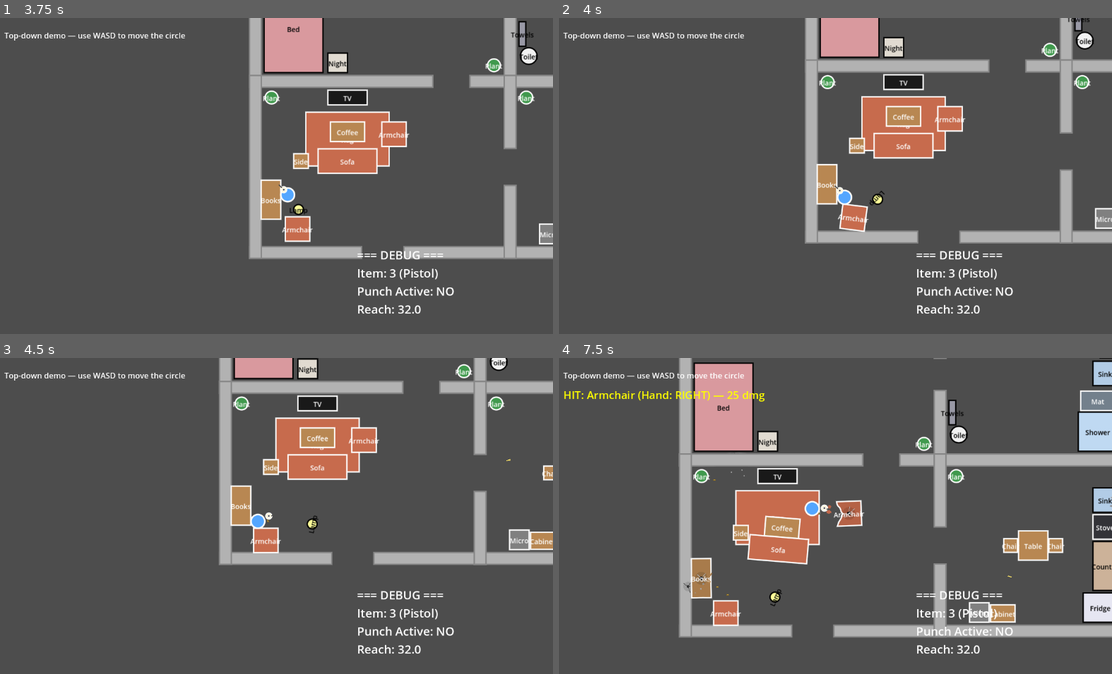
Above: before the commit, frames 1-4 (two rows, left to right).
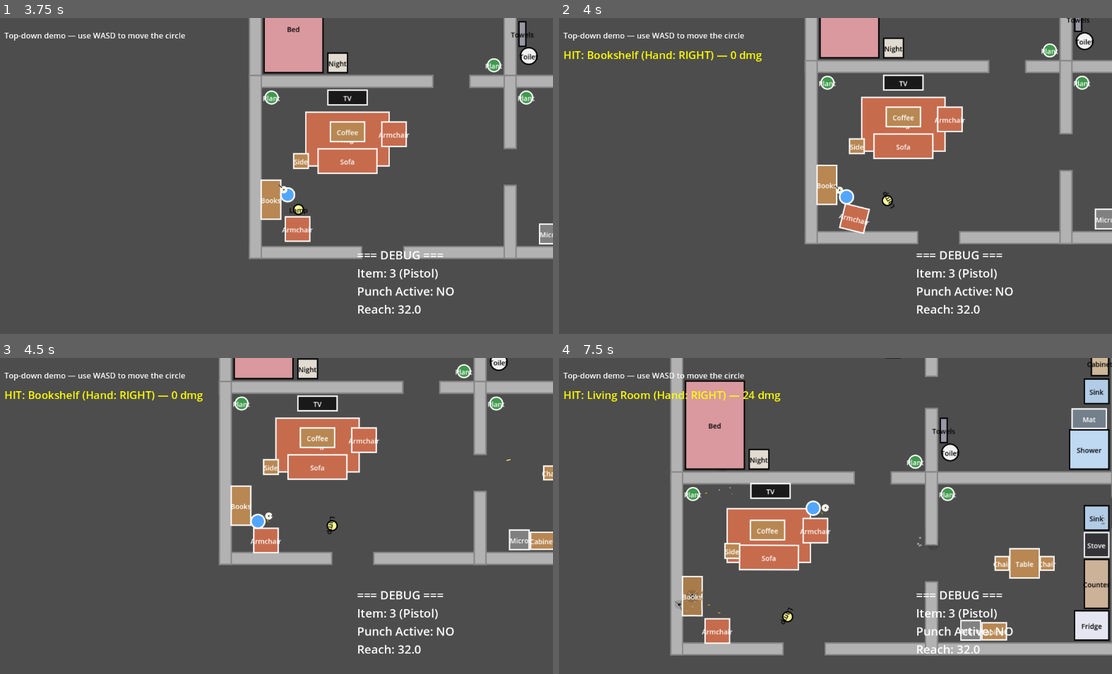
Above: after the commit, the same moments.

Repository: AnthonyThomasson/Example-Godot
Game: Godot game, scene res://scenes/main.tscn
Two runs of this game, one before a commit and one after it. Both use one fixed random seed, a clock stepped at 60 frames per second and the inputs below.
Inputs (mouse positions are in pixels of both pictures, inside the frame that each line leads up to):
- Up to frame 1 (3.75 s): move the mouse to (243, 239) at 0.52 s; hold W (move_up) 0.53-1.25 s; tap F (punch) at 0.6, 2.3 s; click (243, 239) at 0.67 s; drag from (442, 223) to (265, 153) at 1.27 s; move the mouse to (99, 128) at 2.02 s; hold A (move_left) 2.03-2.75 s; tap 1 (item_1) at 2.1 s; drag from (298, 176) to (99, 128) at 2.77 s; move the mouse to (188, 97) at 3.52 s; hold S (move_down) from 3.53 s (still down); tap 3 (item_3) at 3.6 s
- Up to frame 2 (4 s): keep holding S (move_down); tap F (punch) at 3.8 s
- Up to frame 3 (4.5 s): release S (move_down) at 4.25 s; drag from (392, 500) to (282, 525) at 4.27 s
- Up to frame 4 (7.5 s): move the mouse to (719, 531) at 5.02 s; hold W (move_up) 5.03-5.75 s; tap 5 (item_5) at 5.1 s; click (719, 531) at 5.17 s; tap F (punch) at 5.3, 6.8 s; drag from (885, 446) to (719, 531) at 5.77 s; move the mouse to (802, 579) at 6.52 s; hold D (move_right) 6.53-7.25 s; tap 7 (item_7) at 6.6 s; drag from (1001, 563) to (846, 519) at 7.27 s

Frame 1 is identical in both runs. In frame 2, 3.1% of the frame differs, in the area x 0-100%, y 0-72%; in frame 3, 0.6%; in frame 4, 29%, in the area x 4-100%, y 0-95%.

Commit message:
got fists working

Diff:
--- a/scenes/character/character.gd
+++ b/scenes/character/character.gd
@@ -29,8 +29,9 @@
 ## Speed multiplier from pushing objects last frame (1.0 = unencumbered).
 var _push_slow := 1.0
 
-## Emitted when a held item lands damage on a body. `hand` is 0/1 for a melee hit, -1 for
-## a shot; `damage` < 0 means "no damage value" (a melee punch).
+## Emitted when a held item lands a hit on a body. `hand` is 0/1 for a melee punch, -1 for a
+## shot; `damage` is the amount dealt (a punch scales it by its range of motion). Melee vs shot
+## is told apart by `hand`, not by the damage value.
 signal hit_landed(body: Node, damage: float, hand: int)
 ## Emitted when the held item changes (slot switch), for the HUD.
 signal item_changed(item: Item)
@@ -48,8 +49,8 @@
 
 	_items = ItemRegistry.default_inventory()
 	_current_slot = start_slot
-	# Re-emit the hands' punch overlap as a unified hit_landed (melee → damage -1).
-	_hands.punched.connect(func(hand: int, body: Node) -> void: hit_landed.emit(body, -1.0, hand))
+	# Re-emit the hands' punch as a unified hit_landed (melee → hand 0/1, with its dealt damage).
+	_hands.punched.connect(func(hand: int, body: Node, damage: float) -> void: hit_landed.emit(body, damage, hand))
 
 
 func _physics_process(delta: float) -> void:
--- a/scenes/character/character_config.gd
+++ b/scenes/character/character_config.gd
@@ -22,3 +22,11 @@
 static var player_mass: float = 40.0
 ## Deceleration (px/s²) that bleeds the character's knockback velocity back to zero.
 static var push_knockback_friction: float = 1600.0
+
+## Base central impulse a full-extension punch imparts to a pushable object, scaled by the
+## swing's range of motion (0 point-blank .. 1 full reach). A shoved RigidBody slides
+## ≈ impulse / (mass × PhysicsConfig.body_linear_damp) before settling.
+static var punch_impulse: float = 900.0
+## Base damage a full-extension punch reports, scaled by the same range of motion. Surfaced
+## through hit_landed for the HUD; a punch does not deform what it hits.
+static var punch_damage: float = 8.0
--- a/scenes/character/character_hands.gd
+++ b/scenes/character/character_hands.gd
@@ -1,23 +1,30 @@
 extends Node2D
 
 ## Character HANDS layer. Owns the hand geometry (collision-resolved so hands rest on
-## walls/objects), the punch animation (a tween per swing) and the fist hitbox + hit
-## detection. The character sets `facing` and calls `punch(hand)`; visuals read
-## `hand_position()` / `hand_radius`. WHICH hand punches and WHEN is decided by the held
-## Item + the controller — this layer only animates and detects the swing it is told to.
+## walls/objects), the punch animation (a tween per swing) and the punch hit detection
+## (a shape query at the fist's raw punch position). The character sets `facing` and calls
+## `punch(hand)`; visuals read `hand_position()` / `hand_radius`. WHICH hand punches and WHEN
+## is decided by the held Item + the controller — this layer only animates and detects the
+## swing it is told to.
 
 ## Hand geometry (all in pixels, in the character's local space).
 @export var hand_radius: float = 6.0      ## Size of each hand circle.
 @export var hand_gap: float = 3.5         ## Gap between the body edge and a resting hand.
 @export var hand_lateral: float = 8.0     ## How far each hand sits to its side of center.
 
-## Emitted when the extended fist overlaps a body. `hand_index` is 0 (left) or 1 (right).
-signal punched(hand_index: int, body: Node)
+## Emitted when the extended fist overlaps a body. `hand_index` is 0 (left) or 1 (right);
+## `damage` is the range-of-motion-scaled punch damage dealt (0 at point-blank, up at full reach).
+signal punched(hand_index: int, body: Node, damage: float)
 
 ## Facing unit vector, set by the character each frame.
 var facing := Vector2.RIGHT
 ## Per-hand extension, 0 (resting) .. 1 (fully punched), driven by tweens.
 var _punch := [0.0, 0.0]
+## Per-hand extension from the previous physics frame, for the swing-speed estimate.
+var _prev_punch := [0.0, 0.0]
+## Per-hand extension speed (units/s), recomputed each physics frame. Its magnitude, scaled
+## to 0..1 by PUNCH_EXTEND_TIME, is the swing's "range of motion" — how hard the fist is moving.
+var _punch_speed := [0.0, 0.0]
 ## Current punch reach (from the held item's reach), updated in _physics_process.
 var _current_reach := 28.0
 ## Per-hand collision-resolved local positions, recomputed each physics frame so the hands
@@ -27,8 +34,13 @@
 ## Physics layers the hands collide with (walls + solid furniture default to layer 1).
 const HAND_MASK := 1
 
+## Punch tween durations (s): the fist extends, then retracts. The extend time also
+## normalizes the swing-speed factor, so a full-speed extend counts as a full-power hit.
+const PUNCH_EXTEND_TIME := 0.07
+const PUNCH_RETRACT_TIME := 0.11
+
 ## Hit-detection state for the current swing.
-var _fist: Area2D
+var _fist_shape: CircleShape2D  ## Query shape for punch detection (fist radius).
 var _attack_active := false   ## True for the whole swing (extend + retract); gates hit polling.
 var _active_hand := 0         ## Hand the fist is tracking this swing.
 var _hit_bodies := {}         ## Bodies already reported this swing (dedup).
@@ -37,35 +49,29 @@
 
 
 func _ready() -> void:
-	# Build the fist hitbox at runtime, matching the wall/body shape convention.
-	_fist = Area2D.new()
-	# monitoring = true (default) is what lets get_overlapping_bodies() see the
-	# walls/furniture. Do NOT set monitorable = false: in this Godot build that also
-	# suppresses this area's own get_overlapping_bodies() results.
-	var fist_shape := CollisionShape2D.new()
-	var fist_circle := CircleShape2D.new()
-	fist_circle.radius = hand_radius
-	fist_shape.shape = fist_circle
-	_fist.add_child(fist_shape)
-	add_child(_fist)
+	# Build the fist query shape (punch detection is a shape query at the raw punch position).
+	_fist_shape = CircleShape2D.new()
+	_fist_shape.radius = hand_radius
 
 	# Seed the resolved-hand cache so the first drawn frame isn't at the body center.
 	for hand in [0, 1]:
 		_hand_pos[hand] = _raw_hand_position(hand)
 
 
-func _physics_process(_delta: float) -> void:
+func _physics_process(delta: float) -> void:
 	# Track the current reach from the held item.
 	var item: Item = _character.current_item()
 	if item:
 		_current_reach = item.reach
 
-	# Resolve each hand against walls/objects so it rests on the surface instead of clipping.
+	# Estimate each hand's extension speed (units/s) for the range-of-motion punch factor,
+	# then resolve each hand against walls/objects so it rests on the surface, not clipping.
 	for hand in [0, 1]:
+		_punch_speed[hand] = (_punch[hand] - _prev_punch[hand]) / delta if delta > 0.0 else 0.0
+		_prev_punch[hand] = _punch[hand]
 		_hand_pos[hand] = _resolve_hand(hand)
 
-	# Track the fist on the punching hand and report anything it overlaps.
-	_fist.position = hand_position(_active_hand)
+	# Report anything the punching fist reaches this frame.
 	if _attack_active:
 		_report_hits()
 
@@ -144,8 +150,8 @@
 	# _report_hits() poll in _physics_process.
 	var tween := create_tween()
 	tween.set_process_mode(Tween.TWEEN_PROCESS_PHYSICS)
-	tween.tween_method(_set_punch.bind(hand), 0.0, 1.0, 0.07)  # Extend.
-	tween.tween_method(_set_punch.bind(hand), 1.0, 0.0, 0.11)  # Retract.
+	tween.tween_method(_set_punch.bind(hand), 0.0, 1.0, PUNCH_EXTEND_TIME)   # Extend.
+	tween.tween_method(_set_punch.bind(hand), 1.0, 0.0, PUNCH_RETRACT_TIME)  # Retract.
 	# Stay active across the whole swing: the fist reaches full extension a physics frame
 	# after get_overlapping_bodies() would see it, so a window closing at the apex would
 	# miss the hit. Per-swing dedup keeps it to one report.
@@ -157,11 +163,32 @@
 	_punch[hand] = value
 
 
-## Report bodies the fist currently overlaps (once each per swing), ignoring self.
+## Push and report every body the fist reaches this frame (once each per swing), ignoring self.
+## Detection is a shape query at the fist's RAW (unclamped) punch position, which extends into
+## whatever is being hit — the drawn hand still rests on the surface via _resolve_hand. The
+## shove and damage scale with the swing's range of motion (how fast the fist is moving). A
+## punch pushes (via the pushable contract) but never deforms; walls have no `apply_impulse`,
+## so they take damage without moving.
 func _report_hits() -> void:
-	for body in _fist.get_overlapping_bodies():
+	var params := PhysicsShapeQueryParameters2D.new()
+	params.shape = _fist_shape
+	params.collision_mask = HAND_MASK
+	params.exclude = [_character.get_rid()]
+	params.transform = Transform2D(0.0, _character.global_position + _raw_hand_position(_active_hand))
+
+	# Range of motion: how fast the fist is swinging this frame (1.0 = full-speed extend).
+	var motion := clampf(absf(_punch_speed[_active_hand]) * PUNCH_EXTEND_TIME, 0.0, 1.0)
+	for result in get_world_2d().direct_space_state.intersect_shape(params, 8):
+		var body: Node = result.collider
 		if body == _character or _hit_bodies.has(body):
 			continue
 		_hit_bodies[body] = true
-		print("Punch (hand %d) hit: %s" % [_active_hand, body.name])
-		punched.emit(_active_hand, body)
+		var impulse := facing * CharacterConfig.punch_impulse * motion
+		var pushed := body.has_method("apply_impulse")
+		if pushed:
+			body.apply_impulse(impulse)
+		var damage := CharacterConfig.punch_damage * motion
+		print("Punch (hand %d) hit %s for %.1f damage, push %.0f (%s, %.0f%% swing)" % [
+			_active_hand, body.name, damage, impulse.length(),
+			"pushable" if pushed else "fixed", motion * 100.0])
+		punched.emit(_active_hand, body, damage)
--- a/scenes/general/debug_ui.gd
+++ b/scenes/general/debug_ui.gd
@@ -12,7 +12,7 @@
 var _last_hit_body: String = "—"     ## Name of the last body hit.
 var _last_hit_hand: int = -1         ## Hand of the last hit (−1 = a shot).
 var _last_hit_time: float = 0.0      ## When the last hit landed (seconds).
-var _last_hit_damage: float = -1.0   ## Damage dealt; < 0 means "no damage" (e.g. a punch).
+var _last_hit_damage: float = -1.0   ## Damage of the last hit; < 0 = none recorded yet.
 
 
 func _ready() -> void:
@@ -48,7 +48,7 @@
 	_hit_display_label.add_theme_font_size_override("font_size", 22)
 	_hit_display_label.add_theme_color_override("font_color", Color.YELLOW)
 
-	# One unified hit feed: melee (hand 0/1, damage < 0) and shots (hand -1, damage ≥ 0).
+	# One unified hit feed: melee punches (hand 0/1) and shots (hand -1), both with damage.
 	if _character.has_signal("hit_landed"):
 		_character.hit_landed.connect(_on_hit_landed)
 
@@ -98,6 +98,6 @@
 ## Record the latest hit for display.
 func _on_hit_landed(body: Node, damage: float, hand: int) -> void:
 	_last_hit_body = body.name
-	_last_hit_hand = hand         # 0/1 for melee, -1 for a gunshot.
-	_last_hit_damage = damage     # < 0 for a melee punch (no damage value).
+	_last_hit_hand = hand         # 0/1 for a melee punch, -1 for a gunshot.
+	_last_hit_damage = damage     # Amount dealt (a punch scales it by its range of motion).
 	_last_hit_time = Time.get_ticks_msec() / 1000.0
--- a/scenes/physics/deformation.gd
+++ b/scenes/physics/deformation.gd
@@ -62,12 +62,43 @@
 				offset += impact["inward"] * impact["depth"] * PhysicsConfig.deform_chunk_depth * smoothstep(0.0, 1.0, t) * jag
 			else:
 				offset += impact["inward"] * impact["depth"] * (t * t)
-		# Clamp so the point cannot pass the center along its own radius.
-		var moved := p + offset
-		if moved.dot(p) < 0.0:
-			moved = p * 0.02
-		out[i] = moved
+		# Clamp the displacement so a dent can't push the point past the object's opposite
+		# face (which would grow the silhouette out the back on repeated hits).
+		out[i] = _clamp_inside(ring, p, offset)
 	return out
+
+
+## A displaced boundary point kept inside the base outline. A dent may only cave the point
+## INWARD: an offset that points out of the solid (e.g. an impact reaching a far-face point)
+## leaves it put, and an inward offset is capped so it can't travel past the opposite face
+## minus a thin margin. Returns `p` unmoved or `p + offset` when it stays inside.
+static func _clamp_inside(ring: PackedVector2Array, p: Vector2, offset: Vector2) -> Vector2:
+	if offset == Vector2.ZERO:
+		return p
+	var dir := offset.normalized()
+	# A step along the offset that leaves the outline means the dent would bulge outward.
+	if not Geometry2D.is_point_in_polygon(p + dir * 0.05, ring):
+		return p
+	var span := _exit_distance(ring, p, dir)
+	var limit := maxf(span - PhysicsConfig.deform_back_margin, 0.0)
+	return p + dir * minf(offset.length(), limit)
+
+
+## Distance from boundary point `p` along `dir` to where it exits `ring` again (the far
+## face), or INF if the ray leaves without re-crossing. `p` is a vertex of `ring`, so
+## intersections closer than a hair are its own adjacent edges and are ignored.
+static func _exit_distance(ring: PackedVector2Array, p: Vector2, dir: Vector2) -> float:
+	var start := p + dir * 0.05
+	var far := p + dir * 100000.0
+	var best := INF
+	var n := ring.size()
+	for i in n:
+		var hit = Geometry2D.segment_intersects_segment(start, far, ring[i], ring[(i + 1) % n])
+		if hit != null:
+			var dist: float = p.distance_to(hit)
+			if dist > 0.1 and dist < best:
+				best = dist
+	return best
 
 
 ## Deformed perimeter polygon for a furniture shape — the single source both the visuals
--- a/scenes/physics/physics_config.gd
+++ b/scenes/physics/physics_config.gd
@@ -43,6 +43,9 @@
 static var deform_max_depth: float = 10.0
 ## How far along the surface a dent/notch spreads from the impact point (px).
 static var deform_radius: float = 14.0
+## Thickness of solid a dent must leave in front of the object's opposite face (px), so
+## repeated hits cave inward but never punch through and grow out the back.
+static var deform_back_margin: float = 2.0
 
 ## Missing pieces (chunks) ----------------------------------------------------
 ## Dealt damage at or above which an impact carves a "missing piece" instead of a dent.
Not shown, changed: AGENTS.md
